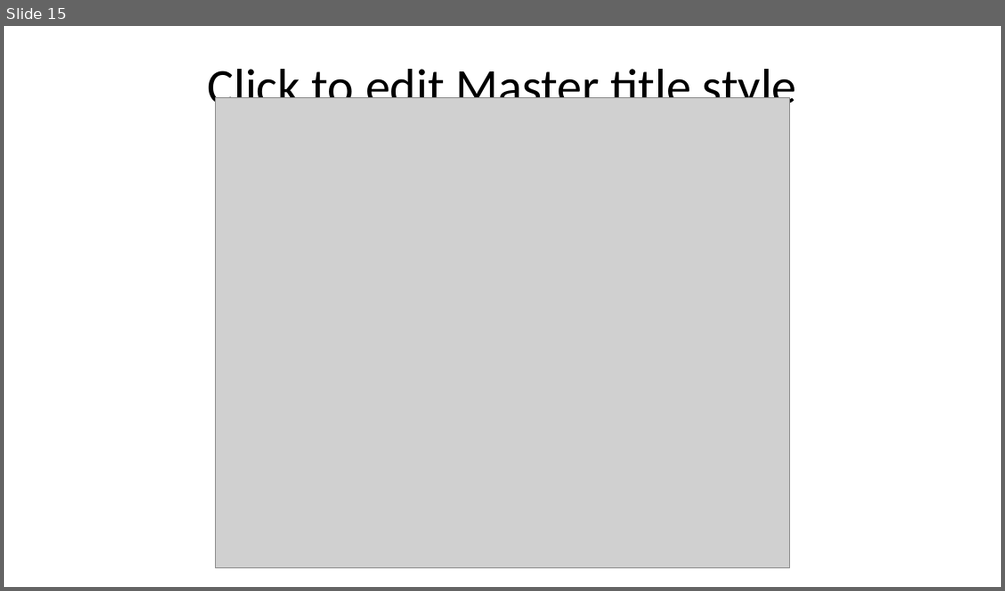
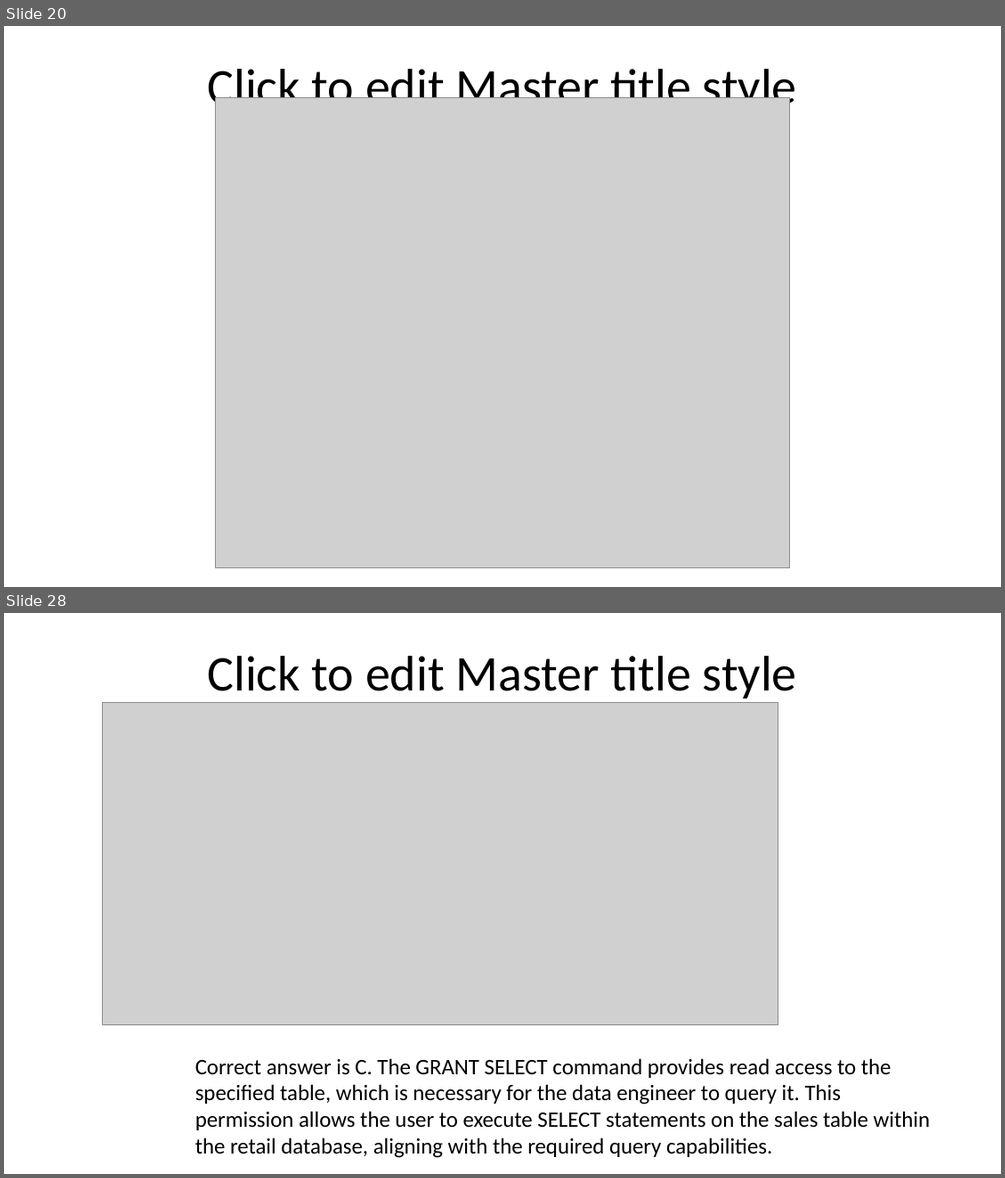
Before and after one commit to timothywarner-org/databricks, a slide deck: warner-databricks-slides.pptx. Shown one above the other, each under a label of ours: slide 15 before the commit, slides 20 and 28 after it; the slides between them are not shown. The pictures are 1005x591 and 1005x1178 pixels, drawn with LibreOffice and Linux fonts; fonts in the diff are those of the drawing; grey boxes stand for pictures; background and template pictures are left out. Boxes give left, top, right and bottom in pixels: in the first picture for what was removed or moved away, otherwise in the second. Text is boxed around its words. In the diff, an @@ line names an element or a change of style, - is before the commit and + after.

```diff
--- a/warner-databricks-slides.pptx
+++ b/warner-databricks-slides.pptx
@@ slide 28 added at (4, 613, 1001, 1174), background picture (left out); not listed: 1 template element that a slide beside it also shows @@
@@ text added at (725, 632, 784, 656), 14 pt, text #FFFFFF @@
+Source: academy.databricks.com
@@ title added at (138, 656, 521, 665), 33 pt, text #FFFFFF @@
+Practice Question #7
@@ picture added at (103, 703, 777, 1026) @@
@@ text added at (195, 1058, 930, 1158), 16 pt, text #000000 @@
+Correct answer is C. The GRANT SELECT command provides read access to the specified table, which is necessary for the data engineer to query it. This permission allows the user to execute SELECT statements on the sales table within the retail database, aligning with the required query capabilities.
@@ what was slide 15 is now slide 20 @@
```
Also in this commit, not shown: 1 slide changed, 25 other slides added.
